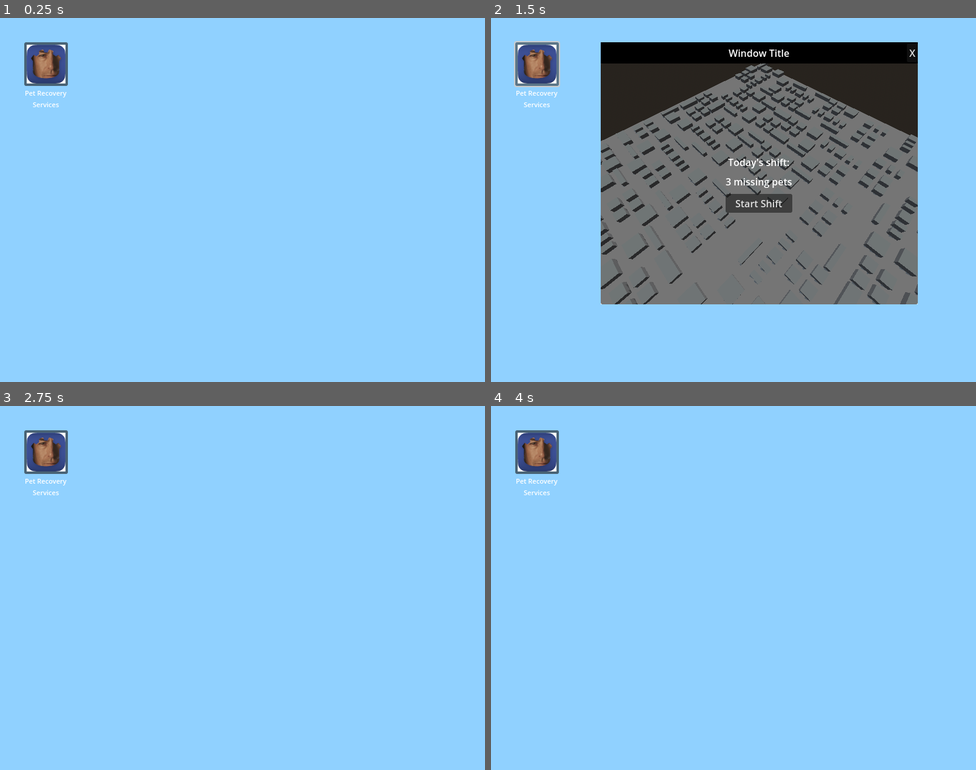
Above: before the commit, frames 1-4 (two rows, left to right).
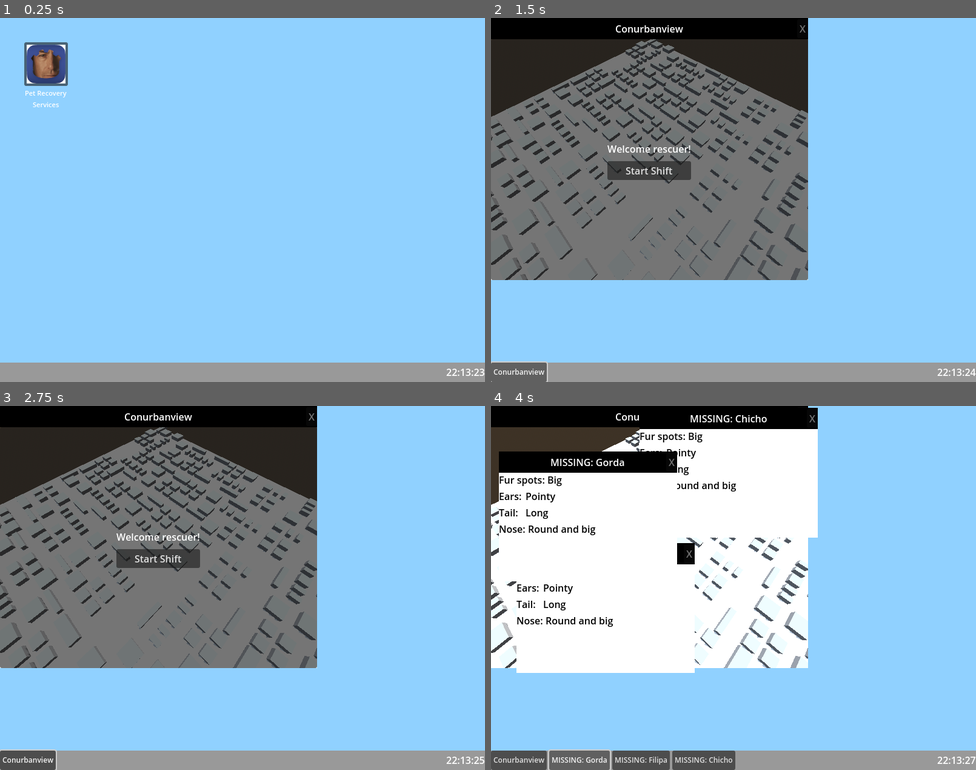
Above: after the commit, the same moments.

Repository: cc-dan/prs
Game: Godot game, scene res://scenes/desktop.tscn
Two runs of this game, one before a commit and one after it. Both use one fixed random seed, a clock stepped at 60 frames per second and the inputs below.
Inputs (mouse positions are in pixels of both pictures, inside the frame that each line leads up to; where the layout moved, square brackets give the same spot in the first picture):
- Up to frame 1 (0.25 s): no input
- Up to frame 2 (1.5 s): click (539, 65) at 0.5 s; click (520, 371) [539, 65] at 1.25 s
- Up to frame 3 (2.75 s): click (421, 442) at 2 s, where only the run before the commit has a clickable "X"
- Up to frame 4 (4 s): click (651, 558) at 2.75 s, where only the run after the commit has a clickable "Start Shift"; click (578, 759) at 3.5 s, where only the run after the commit has a clickable "MISSING: Gorda"

The runs differ from the first frame. In frame 1, 5.3% of the frame differs, in the area x 0-100%, y 94-100%; in frame 2, 55%, in the area x 0-100%, y 0-100%; in frame 3, 52%; in frame 4, 54%.

Commit message:
Barra de tareas

Diff:
--- a/scenes/desktop.tscn
+++ b/scenes/desktop.tscn
@@ -3,7 +3,7 @@
 [ext_resource type="Script" uid="uid://dl8jk7ycf4dcs" path="res://scripts/desktop.gd" id="1_81rff"]
 [ext_resource type="PackedScene" uid="uid://xgji17ywxot7" path="res://scenes/window/window_recovery.tscn" id="2_7gre8"]
 [ext_resource type="Texture2D" uid="uid://3ovlcv87urfh" path="res://scenes/images/saul.png" id="4_dcrhm"]
-[ext_resource type="PackedScene" uid="uid://bdjxhb4yyqceu" path="res://scenes/window/window_world_view.tscn" id="4_ox5hf"]
+[ext_resource type="PackedScene" uid="uid://bvnsasdwtykit" path="res://scenes/taskbar/taskbar.tscn" id="5_dcrhm"]
 
 [node name="Desktop" type="Node2D"]
 script = ExtResource("1_81rff")
@@ -12,6 +12,14 @@
 offset_right = 800.0
 offset_bottom = 600.0
 color = Color(0.564706, 0.819608, 1, 1)
+
+[node name="Taskbar" parent="." instance=ExtResource("5_dcrhm")]
+unique_name_in_owner = true
+offset_left = 400.0
+offset_top = 600.0
+offset_right = 400.0
+offset_bottom = 600.0
+grow_vertical = 0
 
 [node name="Icon" type="Control" parent="."]
 layout_mode = 3
@@ -44,23 +52,7 @@
 horizontal_alignment = 1
 autowrap_mode = 2
 
-[node name="Main" type="Control" parent="."]
-layout_mode = 3
-anchors_preset = 0
-offset_right = 40.0
-offset_bottom = 40.0
-
-[node name="WorldViewWindow" parent="Main" instance=ExtResource("4_ox5hf")]
-unique_name_in_owner = true
-visible = false
-layout_mode = 0
-offset_left = 181.0
-offset_top = 40.0
-offset_right = 704.0
-offset_bottom = 472.0
-
 [node name="Secondary" type="Control" parent="."]
-visible = false
 layout_mode = 3
 anchors_preset = 0
 offset_right = 40.0
@@ -76,4 +68,3 @@
 offset_bottom = 347.0
 
 [connection signal="pressed" from="Icon/VBoxContainer/Button" to="." method="_on_world_view_icon_pressed"]
-[connection signal="game_started" from="Main/WorldViewWindow" to="." method="_on_world_view_window_game_started"]
--- /dev/null
+++ b/scenes/taskbar/taskbar.tscn
@@ -0,0 +1,41 @@
+[gd_scene load_steps=3 format=3 uid="uid://bvnsasdwtykit"]
+
+[ext_resource type="Script" uid="uid://4spndtb6nx7" path="res://scripts/taskbar.gd" id="1_0sar1"]
+
+[sub_resource type="StyleBoxFlat" id="StyleBoxFlat_hsxng"]
+
+[node name="Taskbar" type="Control"]
+layout_mode = 3
+anchors_preset = 12
+anchor_top = 1.0
+anchor_right = 1.0
+anchor_bottom = 1.0
+offset_top = -600.0
+grow_horizontal = 2
+grow_vertical = 2
+script = ExtResource("1_0sar1")
+
+[node name="PanelContainer" type="PanelContainer" parent="."]
+layout_mode = 1
+anchors_preset = -1
+anchor_left = 0.5
+anchor_top = 1.0
+anchor_right = 0.5
+anchor_bottom = 1.0
+offset_left = -400.0
+offset_top = -32.0
+offset_right = 400.0
+theme_override_styles/panel = SubResource("StyleBoxFlat_hsxng")
+
+[node name="HBoxContainer" type="HBoxContainer" parent="PanelContainer"]
+layout_mode = 2
+
+[node name="Programs" type="HBoxContainer" parent="PanelContainer/HBoxContainer"]
+unique_name_in_owner = true
+layout_mode = 2
+size_flags_horizontal = 3
+
+[node name="DateTime" type="Label" parent="PanelContainer/HBoxContainer"]
+unique_name_in_owner = true
+layout_mode = 2
+text = "Time"
--- /dev/null
+++ b/scenes/taskbar/taskbar_item.tscn
@@ -0,0 +1,12 @@
+[gd_scene load_steps=2 format=3 uid="uid://bph7cjrvvo5yu"]
+
+[ext_resource type="Script" uid="uid://ddnuj1se747dw" path="res://scripts/taskbar_item.gd" id="1_vhj3v"]
+
+[node name="Button" type="Button"]
+offset_right = 8.0
+offset_bottom = 8.0
+theme_override_font_sizes/font_size = 12
+text = "Text"
+script = ExtResource("1_vhj3v")
+
+[connection signal="pressed" from="." to="." method="_on_pressed"]
--- a/scenes/window/window_world_view.tscn
+++ b/scenes/window/window_world_view.tscn
@@ -9,8 +9,8 @@
 offset_bottom = 432.0
 script = ExtResource("2_mp5p1")
 
-[node name="Title" parent="HBoxContainer/TitleBar/MarginContainer/HBoxContainer" index="0"]
-text = "ConurbanView"
+[node name="CloseButton" parent="HBoxContainer/TitleBar/MarginContainer/HBoxContainer" index="0"]
+disabled = true
 
 [node name="SubViewportContainer" type="SubViewportContainer" parent="HBoxContainer/Body" index="0"]
 layout_mode = 2
@@ -33,23 +33,17 @@
 [node name="VBoxContainer" type="VBoxContainer" parent="HBoxContainer/Body/StartScreen/CenterContainer" index="0"]
 layout_mode = 2
 
-[node name="Label" type="Label" parent="HBoxContainer/Body/StartScreen/CenterContainer/VBoxContainer" index="0"]
-layout_mode = 2
-text = "Today's shift:"
-horizontal_alignment = 1
-
-[node name="MarginContainer" type="MarginContainer" parent="HBoxContainer/Body/StartScreen/CenterContainer/VBoxContainer" index="1"]
+[node name="MarginContainer" type="MarginContainer" parent="HBoxContainer/Body/StartScreen/CenterContainer/VBoxContainer" index="0"]
 layout_mode = 2
 theme_override_constants/margin_top = 5
 theme_override_constants/margin_bottom = 5
 
-[node name="PetsCounter" type="Label" parent="HBoxContainer/Body/StartScreen/CenterContainer/VBoxContainer/MarginContainer" index="0"]
-unique_name_in_owner = true
+[node name="Label" type="Label" parent="HBoxContainer/Body/StartScreen/CenterContainer/VBoxContainer/MarginContainer" index="0"]
 layout_mode = 2
-text = "X missing pets"
+text = "Welcome rescuer!"
 horizontal_alignment = 1
 
-[node name="StartButton" type="Button" parent="HBoxContainer/Body/StartScreen/CenterContainer/VBoxContainer" index="2"]
+[node name="StartButton" type="Button" parent="HBoxContainer/Body/StartScreen/CenterContainer/VBoxContainer" index="1"]
 unique_name_in_owner = true
 layout_mode = 2
 text = "Start Shift"
--- a/scripts/desktop.gd
+++ b/scripts/desktop.gd
@@ -2,9 +2,42 @@
 
 const pet_structure = preload("res://scripts/pet_structure.gd")
 
-var missing_dog_window = preload("res://scenes/window/window_missing_dog.tscn")
+const missing_dog_window = preload("res://scenes/window/window_missing_dog.tscn")
+const world_view_window = preload("res://scenes/window/window_world_view.tscn")
+
+var game_window: window = null
 
 func _ready() -> void:
+	pass
+
+func start_game(objectives: Array) -> void:
+	var pet_names: Array
+	for pet in objectives:
+		pet_names.append(pet["id"])
+		popup_quest(pet)
+	%RecoveryWindow.init(pet_names)
+
+func popup_quest(pet_info: Dictionary) -> void:
+	var popup: window = create_window(missing_dog_window, "MISSING: " + pet_info["id"]) #missing_dog_window.instantiate()
+	popup.init(pet_info)
+	var canvas: Vector2 = DisplayServer.window_get_size()
+	popup.set_position(Vector2(randi_range(0, canvas.x / 2), randi_range(0, canvas.y / 2)))
+	add_child(popup)
+
+func create_window(window_resource: Resource, title: String) -> window:
+	var w: window = window_resource.instantiate()
+	w.set_title(title)
+	w.focus()
+	%Taskbar.add_program(w)
+	return w
+
+func _on_world_view_icon_pressed() -> void:
+	if game_window: return
+	game_window = create_window(world_view_window, "Conurbanview")
+	game_window.game_started.connect(_on_world_view_window_game_started)
+	add_child(game_window)
+
+func _on_world_view_window_game_started() -> void:
 	start_game([
 		{
 			id = "Gorda",
@@ -25,26 +58,3 @@
 			hair_spots = pet_structure.HAIR_SPOTS_BIG
 		}
 	])
-
-func start_game(objectives: Array) -> void:
-	var pet_names: Array
-	for pet in objectives:
-		pet_names.append(pet["id"])
-		popup_quest(pet)
-	%RecoveryWindow.init(pet_names)
-	%WorldViewWindow.init(len(pet_names))
-
-func popup_quest(pet_info: Dictionary) -> void:
-	var window: Control = missing_dog_window.instantiate()
-	window.init(pet_info)
-	var canvas: Vector2 = DisplayServer.window_get_size()
-	window.set_position(Vector2(randi_range(0, canvas.x / 2), randi_range(0, canvas.y / 2)))
-	$Secondary.add_child(window)
-
-
-func _on_world_view_icon_pressed() -> void:
-	%WorldViewWindow.visible = true
-
-
-func _on_world_view_window_game_started() -> void:
-	$Secondary.visible = true # Popups de mascotas perdidas
--- a/scripts/missing_dog_window.gd
+++ b/scripts/missing_dog_window.gd
@@ -3,7 +3,6 @@
 var pet_structure = preload("res://scripts/pet_structure.gd")
 
 func init(pet_info: Dictionary):
-	%Title.text = "Missing: " + pet_info["id"]
 	%SpotsInfo.text = pet_structure.describe(pet_info["hair_spots"])
 	%EarsInfo.text = pet_structure.describe(pet_info["ears"])
 	%NoseInfo.text = pet_structure.describe(pet_info["nose"])
--- /dev/null
+++ b/scripts/taskbar.gd
@@ -0,0 +1,11 @@
+extends Control
+
+var taskbar_item := preload("res://scenes/taskbar/taskbar_item.tscn")
+
+func _process(_delta: float) -> void:
+	%DateTime.text = Time.get_time_string_from_system()
+
+func add_program(window_node: window):
+	var item = taskbar_item.instantiate()
+	item.init(window_node)
+	%Programs.add_child(item)
--- /dev/null
+++ b/scripts/taskbar_item.gd
@@ -0,0 +1,12 @@
+extends Button
+
+var master: window = null
+
+func init(w: Node):
+	master = w
+	text = w.get_title()
+	w.closed.connect(queue_free)
+
+func _on_pressed() -> void:
+	assert(master != null)
+	master.focus()
--- a/scripts/window.gd
+++ b/scripts/window.gd
@@ -1,15 +1,28 @@
-extends PanelContainer
+class_name window extends PanelContainer
 
 var held := false
 var cursor_offset = null
 
+signal closed
+
+func set_title(title: String) -> void:
+	%Title.text = title
+
 func close() -> void:
+	closed.emit()
 	queue_free()
+
+func focus() -> void:
+	visible = true
+	self.move_to_front()
+
+func get_title() -> String:
+	return %Title.text
 
 func _on_title_bar_gui_input(event: InputEvent) -> void:
 	if event is InputEventMouseButton:
 		if event.pressed:
-			self.move_to_front()
+			focus()
 			cursor_offset = get_global_mouse_position() - global_position
 		else:
 			cursor_offset = null
--- a/scripts/window_world_view.gd
+++ b/scripts/window_world_view.gd
@@ -2,13 +2,6 @@
 
 signal game_started
 
-func init(npets: int) -> void:
-	%PetsCounter.text = str(npets) + " missing pets"
-
-func close() -> void:
-	visible = false
-
-
 func _on_start_button_pressed() -> void:
 	%StartScreen.visible = false
 	game_started.emit()
